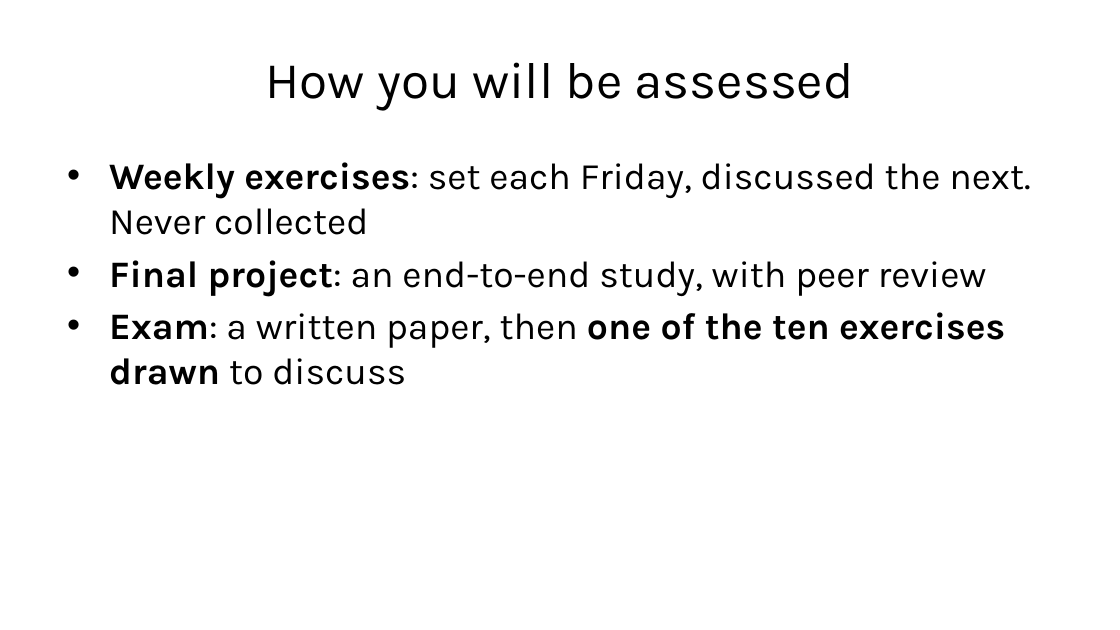
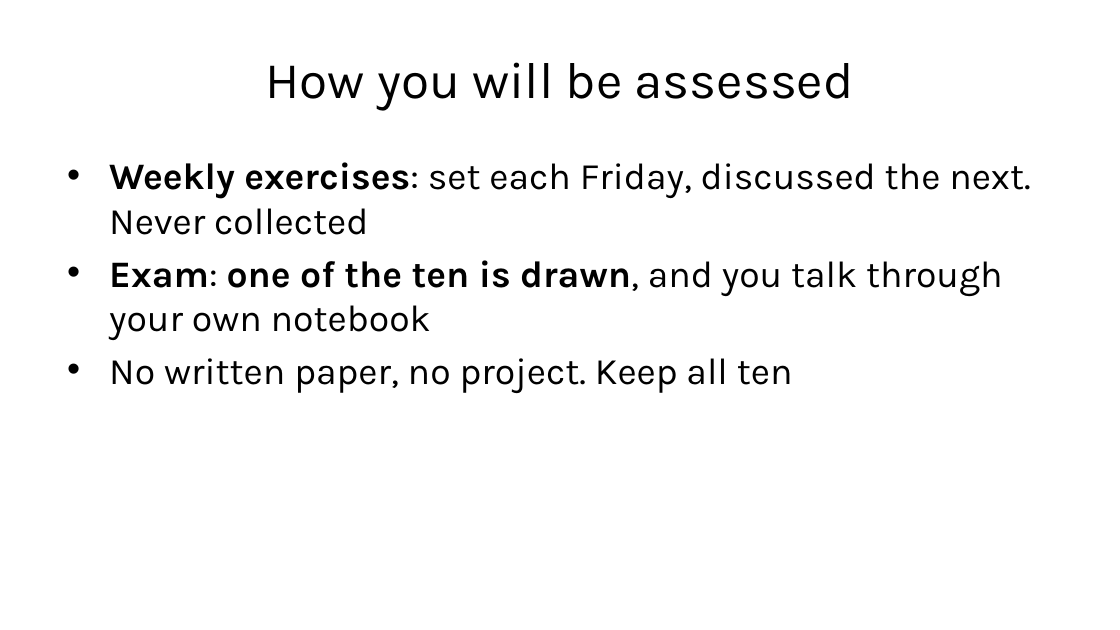
Before and after one commit to fabioantonini/technologies-for-artificial-intelligence, a slide deck: slide 6 of Lessons/01_introduction_and_workflow/Slides/introduction_and_workflow_slides.pptx. Drawn at 1120x630 pixels with LibreOffice and Linux fonts; fonts in the diff are those of the drawing; background and template pictures are left out. Boxes give left, top, right and bottom in pixels: in the first picture for what was removed or moved away, otherwise in the second. Text is boxed around its words. In the diff, an @@ line names an element or a change of style, - is before the commit and + after.

```diff
--- a/Lessons/01_introduction_and_workflow/Slides/introduction_and_workflow_slides.pptx
+++ b/Lessons/01_introduction_and_workflow/Slides/introduction_and_workflow_slides.pptx
@@ text at [109,260,1003,393]: text changed @@
-• Final project: an end-to-end study, with peer review
-• Exam: a written paper, then one of the ten exercises drawn to discuss
+• Exam: one of the ten is drawn, and you talk through your own notebook
+• No written paper, no project. Keep all ten
```
Also in this commit, not shown: 37 other files.
